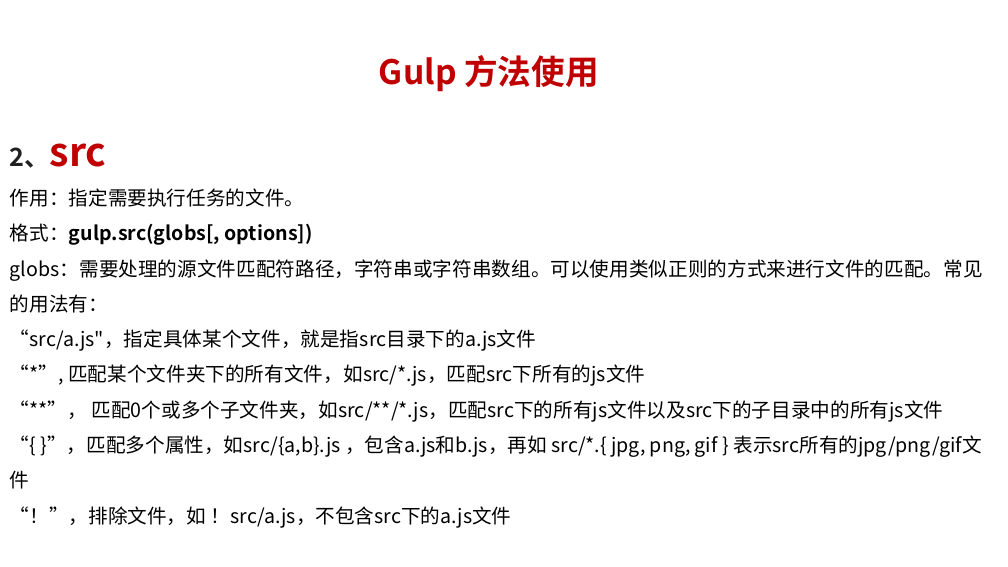
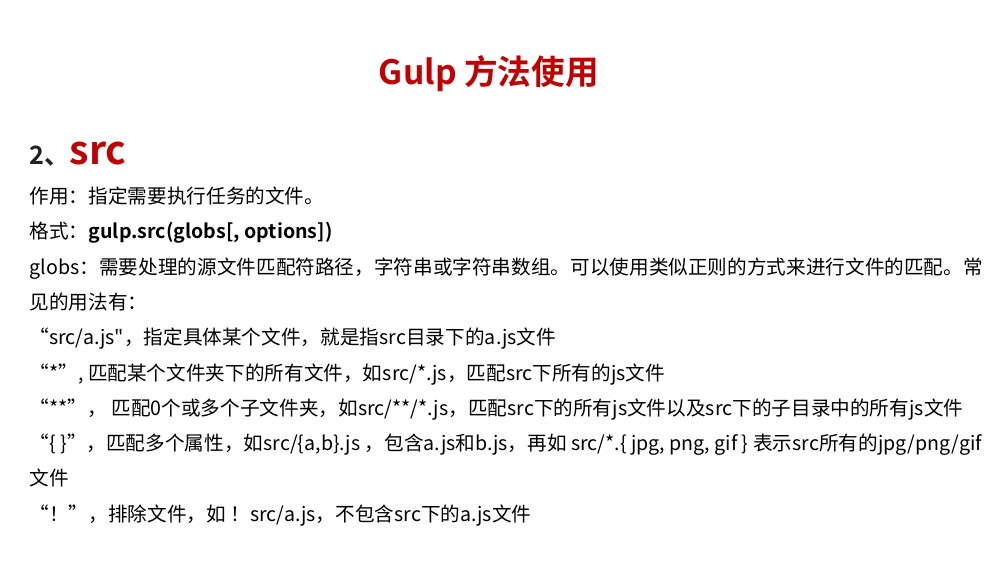
Before and after one commit to JSFFZL/Courseware-PPT, a slide deck: slide 9 of gulp.pptx. Drawn at 1008x567 pixels with LibreOffice and Linux fonts; fonts in the diff are those of the drawing; background and template pictures are left out. Boxes give left, top, right and bottom in pixels: in the first picture for what was removed or moved away, otherwise in the second. Text is boxed around its words. In the diff, an @@ line names an element or a change of style, - is before the commit and + after.

```diff
--- a/gulp.pptx
+++ b/gulp.pptx
@@ text "2、src" rewrapped from (10, 143, 983, 528) to (30, 141, 983, 526) @@
```
Also in this commit, not shown: 1 other slide changed, 1 slide added, 1 slide removed, 3 other files.
